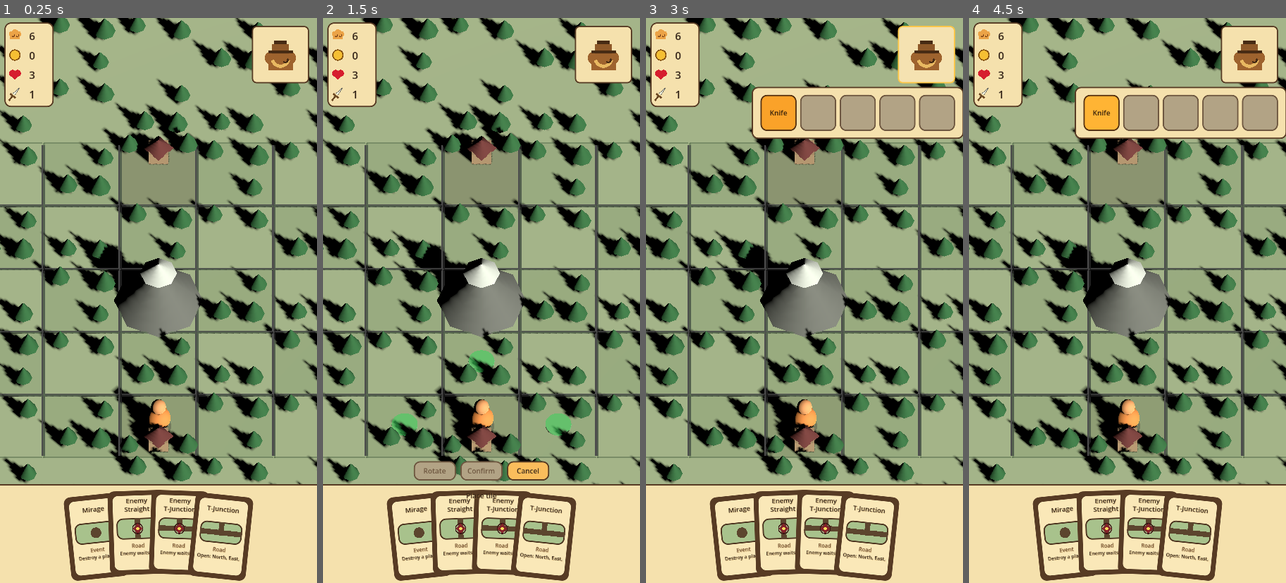
Above: before the commit, frames 1-4 (left to right).
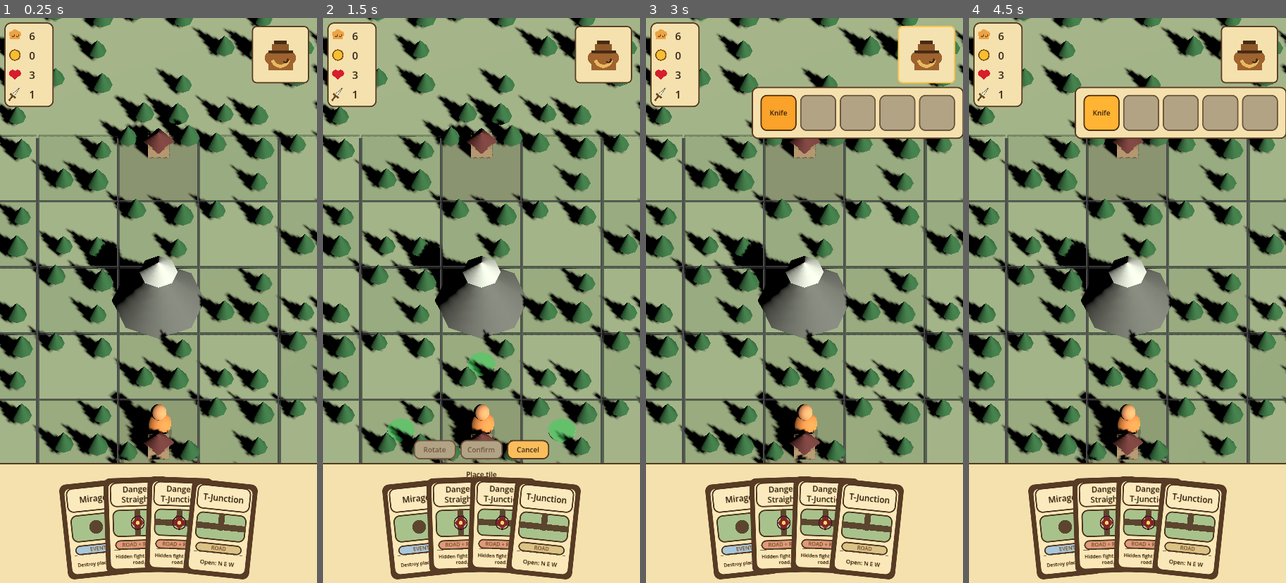
Above: after the commit, the same moments.

Repository: Reicher/The-Road-North
Game: Godot game, scene res://scenes/main.tscn
Two runs of this game, one before a commit and one after it. Both use one fixed random seed, a clock stepped at 60 frames per second and the inputs below.
Inputs (mouse positions are in pixels of both pictures, inside the frame that each line leads up to):
- Up to frame 1 (0.25 s): no input
- Up to frame 2 (1.5 s): tap Enter at 0.5 s; drag from (481, 532) to (513, 176) at 0.52 s; click "Use" at 1.25 s
- Up to frame 3 (3 s): click "Cancel" at 2 s; click (924, 51) at 2.75 s
- Up to frame 4 (4.5 s): click "Knife" at 3.5 s; click "Knife" at 4.25 s

The runs differ from the first frame. In frame 1, 37% of the frame differs, in the area x 0-100%, y 0-100%; in frame 2, 38%; in frame 3, 34%; in frame 4, 34%.

Commit message:
Enlarge card UI for mobile readability

Diff:
--- a/scripts/card_view.gd
+++ b/scripts/card_view.gd
@@ -64,13 +64,20 @@
 var _detail_label: Label
 var _use_button: Button
 
-const TITLE_RECT := Rect2(14.0, 10.0, 104.0, 44.0)
-const ART_RECT := Rect2(18.0, 62.0, 96.0, 48.0)
+const TITLE_RECT := Rect2(14.0, 12.0, 122.0, 52.0)
+const ART_RECT := Rect2(18.0, 72.0, 114.0, 62.0)
+const CATEGORY_RECT := Rect2(22.0, 141.0, 106.0, 22.0)
+const DETAIL_RECT := Rect2(14.0, 170.0, 122.0, 30.0)
+const TITLE_FONT_MAX := 19
+const TITLE_FONT_MIN := 14
+const CATEGORY_FONT_SIZE := 12
+const DETAIL_FONT_MAX := 13
+const DETAIL_FONT_MIN := 11
 
 
 func _ready() -> void:
 	if custom_minimum_size == Vector2.ZERO:
-		custom_minimum_size = Vector2(132.0, 190.0)
+		custom_minimum_size = Vector2(150.0, 216.0)
 	if size == Vector2.ZERO:
 		size = custom_minimum_size
 	pivot_offset = size * 0.5
@@ -87,9 +94,18 @@
 	UIStyle.draw_panel(self, rect, border, border)
 	UIStyle.draw_panel(self, inner_rect, _resolved_card_color(), border)
 
+	var header_rect := Rect2(Vector2(14.0, 10.0), Vector2(size.x - 28.0, 56.0))
+	UIStyle.draw_panel(self, header_rect, _resolved_card_color().lightened(0.08), border.darkened(0.08))
+
 	var art_rect := Rect2(Vector2(ART_RECT.position.x, ART_RECT.position.y), Vector2(size.x - ART_RECT.position.x * 2.0, ART_RECT.size.y))
 	UIStyle.draw_panel(self, art_rect, UIStyle.card_art_fill(self), border.darkened(0.12))
 	_draw_card_symbol(art_rect)
+
+	var badge_rect := Rect2(Vector2(CATEGORY_RECT.position.x, CATEGORY_RECT.position.y), Vector2(size.x - CATEGORY_RECT.position.x * 2.0, CATEGORY_RECT.size.y))
+	UIStyle.draw_panel(self, badge_rect, _category_badge_fill(), border.darkened(0.1))
+
+	var detail_rule_y := DETAIL_RECT.position.y - 7.0
+	draw_line(Vector2(20.0, detail_rule_y), Vector2(size.x - 20.0, detail_rule_y), border.lightened(0.24), 1.0)
 
 	if focused:
 		var focus_box := UIStyle.rounded_box(self, Color.TRANSPARENT, UIStyle.focus(self), -1, 4)
@@ -138,6 +154,7 @@
 	_title_label.add_theme_color_override("font_color", UIStyle.text(self))
 	_category_label.add_theme_color_override("font_color", UIStyle.muted_text(self))
 	_detail_label.add_theme_color_override("font_color", UIStyle.text(self))
+	_category_label.add_theme_font_size_override("font_size", CATEGORY_FONT_SIZE)
 	if not _use_button.pressed.is_connected(_on_use_button_pressed):
 		_use_button.pressed.connect(_on_use_button_pressed)
 
@@ -145,10 +162,12 @@
 func _refresh_text() -> void:
 	if _title_label != null:
 		_title_label.text = _card_header_text()
+		_fit_label_font_size(_title_label, TITLE_FONT_MAX, TITLE_FONT_MIN)
 	if _category_label != null:
-		_category_label.text = category
+		_category_label.text = _category_badge_text()
 	if _detail_label != null:
-		_detail_label.text = detail
+		_detail_label.text = _compact_detail_text()
+		_fit_label_font_size(_detail_label, DETAIL_FONT_MAX, DETAIL_FONT_MIN)
 
 
 func _refresh_focus() -> void:
@@ -184,11 +203,11 @@
 
 	var kind := _encounter_type()
 	if kind == GameMap.ENCOUNTER_ENEMY:
-		return "Enemy"
+		return "Danger"
 	if kind == GameMap.ENCOUNTER_BERRY_BUSH:
 		return "Berry"
 	if kind == GameMap.ENCOUNTER_CACHE:
-		return "Treasure"
+		return "Cache"
 	return "Reward"
 
 
@@ -206,10 +225,10 @@
 
 	var openings: Dictionary = tile_definition.get_base_openings()
 	var names: Array[String] = []
-	for direction_name in TileDefinition.DIRECTION_NAMES:
+	for direction_name: String in TileDefinition.DIRECTION_NAMES:
 		if openings.get(direction_name, false) == true:
-			names.append(direction_name.capitalize())
-	return "Open: %s" % ", ".join(names)
+			names.append(_short_direction_name(direction_name))
+	return "Open: %s" % " ".join(names)
 
 
 func _draw_card_symbol(art_rect: Rect2) -> void:
@@ -219,7 +238,7 @@
 
 	var openings: Dictionary = tile_definition.get_base_openings()
 	var center := art_rect.get_center()
-	var road_width := 12.0
+	var road_width := 14.0
 	var road_color := UIStyle.road_ink(self)
 
 	if openings.get("north", false) == true:
@@ -237,6 +256,71 @@
 		_draw_hidden_enemy_marker(art_rect)
 
 
+func _category_badge_text() -> String:
+	if category == DeckController.EVENT_CATEGORY:
+		return "EVENT"
+	if _encounter_type() == GameMap.ENCOUNTER_ENEMY:
+		return "ROAD + RISK"
+	if not encounter_data.is_empty():
+		return "ROAD + LOOT"
+	return "ROAD"
+
+
+func _compact_detail_text() -> String:
+	if detail == "Enemy waits on this road.":
+		return "Hidden fight on this road."
+	if detail == "Grants food when reached.":
+		return "+Food when reached."
+	if detail == "Contains an item when reached.":
+		return "Item when reached."
+	if detail == "Draw two extra cards.":
+		return "Draw 2 cards."
+	if detail == "Destroy a placed tile.":
+		return "Destroy placed tile."
+	return detail
+
+
+func _category_badge_fill() -> Color:
+	if category == DeckController.EVENT_CATEGORY:
+		return Color(0.66, 0.78, 0.86, 1.0)
+	if _encounter_type() == GameMap.ENCOUNTER_ENEMY:
+		return Color(0.88, 0.60, 0.48, 1.0)
+	if not encounter_data.is_empty():
+		return Color(0.74, 0.82, 0.54, 1.0)
+	return Color(0.86, 0.76, 0.52, 1.0)
+
+
+func _short_direction_name(direction_name: String) -> String:
+	match direction_name:
+		"north":
+			return "N"
+		"east":
+			return "E"
+		"south":
+			return "S"
+		"west":
+			return "W"
+	return direction_name.left(1).to_upper()
+
+
+func _fit_label_font_size(label: Label, max_size: int, min_size: int) -> void:
+	var text_value := label.text.strip_edges()
+	var line_count := maxi(1, text_value.count("\n") + 1)
+	var longest_line := 0
+	for line in text_value.split("\n"):
+		longest_line = maxi(longest_line, line.length())
+
+	var font_size := max_size
+	if line_count > 1:
+		font_size -= 1
+	if longest_line > 15:
+		font_size -= ceili(float(longest_line - 15) / 4.0)
+	if line_count > 2:
+		font_size -= line_count - 2
+
+	label.add_theme_font_size_override("font_size", clampi(font_size, min_size, max_size))
+
+
 func _draw_hidden_enemy_marker(art_rect: Rect2) -> void:
 	var radius := minf(art_rect.size.x, art_rect.size.y) * 0.24
 	var center := art_rect.get_center()
--- a/scripts/hand_ui.gd
+++ b/scripts/hand_ui.gd
@@ -9,17 +9,17 @@
 
 @export var card_scene: PackedScene = preload("res://ui/card.tscn")
 @export var demo_cards_enabled := true
-@export var card_size := Vector2(132.0, 190.0)
-@export var bottom_margin := 24.0
+@export var card_size := Vector2(150.0, 216.0)
+@export var bottom_margin := 28.0
 @export var panel_color := Color.TRANSPARENT
 @export_range(0.0, 1.0, 0.01) var focused_lift_ratio := 0.28
-@export var focused_scale := 1.16
+@export var focused_scale := 1.12
 @export var arc_depth := 28.0
 @export var preferred_spacing := 94.0
 @export var minimum_spacing := 48.0
 @export var focused_side_shift := 30.0
 @export var layout_duration := 0.14
-@export var use_button_size := Vector2(88.0, 34.0)
+@export var use_button_size := Vector2(96.0, 40.0)
 @export var use_button_gap := 8.0
 @export var use_button_bottom_margin := 8.0
 
@@ -142,7 +142,7 @@
 
 	var available_width := _available_width()
 	var max_spacing := (available_width - card_size.x) / float(count - 1)
-	return clampf(max_spacing, minimum_spacing, preferred_spacing)
+	return minf(preferred_spacing, maxf(0.0, max_spacing))
 
 
 func _layout_cards(animated := true) -> void:
--- a/tests/test_hand.gd
+++ b/tests/test_hand.gd
@@ -66,9 +66,11 @@
 	var focused_card_bottom: float = focused_card.position.y + focused_card.size.y * 0.5 + focused_card.size.y * focused_card.scale.y * 0.5
 	_assert(plain_title_label.text == "Straight Road", "Expected plain road cards to show only the road type")
 	_assert(berry_title_label.text == "Berry\nCorner", "Expected berry road cards to show modifier above road type")
-	_assert(enemy_title_label.text == "Enemy\nFour-Way", "Expected enemy road cards to show modifier above road type")
+	_assert(enemy_title_label.text == "Danger\nFour-Way", "Expected enemy road cards to show modifier above road type")
 	_assert(title_label.offset_bottom < CardView.ART_RECT.position.y, "Expected two-line card titles to stay above the card art")
 	_assert(detail_label.offset_bottom < focused_card.size.y, "Expected focused card detail text to stay inside the card")
+	_assert(title_label.get_theme_font_size("font_size") <= CardView.TITLE_FONT_MAX, "Expected card titles to use the fitted title font size")
+	_assert(detail_label.get_theme_font_size("font_size") <= CardView.DETAIL_FONT_MAX, "Expected card details to use the fitted detail font size")
 	_assert(hand_use_button.position.y >= focused_card_bottom, "Expected focused Use button to sit below the card")
 	_assert(hand_use_button.position.y + hand_use_button.size.y <= hand.size.y, "Expected focused Use button to fit above the bottom of the screen")
 	_assert(focused_card.position.y < hand.cards[1].position.y, "Expected focused card to lift above surrounding cards")
--- a/themes/game_ui_theme.tres
+++ b/themes/game_ui_theme.tres
@@ -1,4 +1,11 @@
-[gd_resource type="Theme" load_steps=9 format=3]
+[gd_resource type="Theme" load_steps=11 format=3]
+
+[sub_resource type="SystemFont" id="SystemFont_default"]
+font_names = PackedStringArray("Avenir Next", "Trebuchet MS", "Verdana")
+
+[sub_resource type="SystemFont" id="SystemFont_button"]
+font_names = PackedStringArray("Avenir Next Condensed", "Trebuchet MS", "Verdana")
+font_weight = 700
 
 [sub_resource type="StyleBoxFlat" id="StyleBoxFlat_panel"]
 bg_color = Color(0.96, 0.88, 0.68, 1)
@@ -107,6 +114,7 @@
 corner_radius_bottom_left = 10
 
 [resource]
+default_font = SubResource("SystemFont_default")
 default_font_size = 16
 Button/colors/font_color = Color(0.20, 0.14, 0.09, 1)
 Button/colors/font_disabled_color = Color(0.43, 0.34, 0.25, 1)
@@ -114,6 +122,7 @@
 Button/colors/font_hover_color = Color(0.20, 0.14, 0.09, 1)
 Button/colors/font_hover_pressed_color = Color(0.16, 0.10, 0.06, 1)
 Button/colors/font_pressed_color = Color(0.16, 0.10, 0.06, 1)
+Button/fonts/font = SubResource("SystemFont_button")
 Button/font_sizes/font_size = 16
 Button/styles/disabled = SubResource("StyleBoxFlat_button_disabled")
 Button/styles/focus = SubResource("StyleBoxEmpty_button_focus")
--- a/ui/card.tscn
+++ b/ui/card.tscn
@@ -1,13 +1,21 @@
-[gd_scene load_steps=2 format=3]
+[gd_scene load_steps=4 format=3]
 
 [ext_resource type="Script" path="res://scripts/card_view.gd" id="1_h3x6f"]
 
+[sub_resource type="SystemFont" id="SystemFont_title"]
+font_names = PackedStringArray("Avenir Next Condensed", "Trebuchet MS", "Verdana")
+font_weight = 700
+
+[sub_resource type="SystemFont" id="SystemFont_label"]
+font_names = PackedStringArray("Avenir Next", "Trebuchet MS", "Verdana")
+font_weight = 600
+
 [node name="Card" type="Control"]
-custom_minimum_size = Vector2(132, 190)
+custom_minimum_size = Vector2(150, 216)
 layout_mode = 3
 anchors_preset = 0
-offset_right = 132.0
-offset_bottom = 190.0
+offset_right = 150.0
+offset_bottom = 216.0
 script = ExtResource("1_h3x6f")
 
 [node name="Title" type="Label" parent="."]
@@ -15,13 +23,14 @@
 anchors_preset = 10
 anchor_right = 1.0
 offset_left = 14.0
-offset_top = 10.0
+offset_top = 12.0
 offset_right = -14.0
-offset_bottom = 54.0
+offset_bottom = 64.0
 grow_horizontal = 2
 theme_override_colors/font_color = Color(0.2, 0.14, 0.09, 1)
 theme_override_constants/line_spacing = -3
-theme_override_font_sizes/font_size = 15
+theme_override_fonts/font = SubResource("SystemFont_title")
+theme_override_font_sizes/font_size = 19
 text = "Card"
 horizontal_alignment = 1
 vertical_alignment = 1
@@ -32,27 +41,32 @@
 layout_mode = 1
 anchors_preset = 10
 anchor_right = 1.0
-offset_left = 16.0
-offset_top = 116.0
-offset_right = -16.0
-offset_bottom = 134.0
+offset_left = 22.0
+offset_top = 141.0
+offset_right = -22.0
+offset_bottom = 163.0
 grow_horizontal = 2
 theme_override_colors/font_color = Color(0.45, 0.32, 0.2, 1)
+theme_override_constants/line_spacing = -2
+theme_override_fonts/font = SubResource("SystemFont_label")
 theme_override_font_sizes/font_size = 12
 text = "Road"
 horizontal_alignment = 1
+vertical_alignment = 1
 
 [node name="Detail" type="Label" parent="."]
 layout_mode = 1
 anchors_preset = 10
 anchor_right = 1.0
 offset_left = 14.0
-offset_top = 132.0
+offset_top = 170.0
 offset_right = -14.0
-offset_bottom = 150.0
+offset_bottom = 200.0
 grow_horizontal = 2
 theme_override_colors/font_color = Color(0.2, 0.14, 0.09, 1)
-theme_override_font_sizes/font_size = 11
+theme_override_constants/line_spacing = -2
+theme_override_fonts/font = SubResource("SystemFont_label")
+theme_override_font_sizes/font_size = 13
 horizontal_alignment = 1
 vertical_alignment = 1
 autowrap_mode = 3
@@ -65,9 +79,9 @@
 anchor_top = 1.0
 anchor_right = 1.0
 anchor_bottom = 1.0
-offset_left = 22.0
-offset_top = -36.0
-offset_right = -22.0
+offset_left = 24.0
+offset_top = -42.0
+offset_right = -24.0
 offset_bottom = -8.0
 grow_horizontal = 2
 grow_vertical = 0
--- a/ui/hand.tscn
+++ b/ui/hand.tscn
@@ -7,7 +7,7 @@
 anchor_top = 1.0
 anchor_right = 1.0
 anchor_bottom = 1.0
-offset_top = -224.0
+offset_top = -272.0
 grow_horizontal = 2
 grow_vertical = 0
 script = ExtResource("1_bpu8l")
